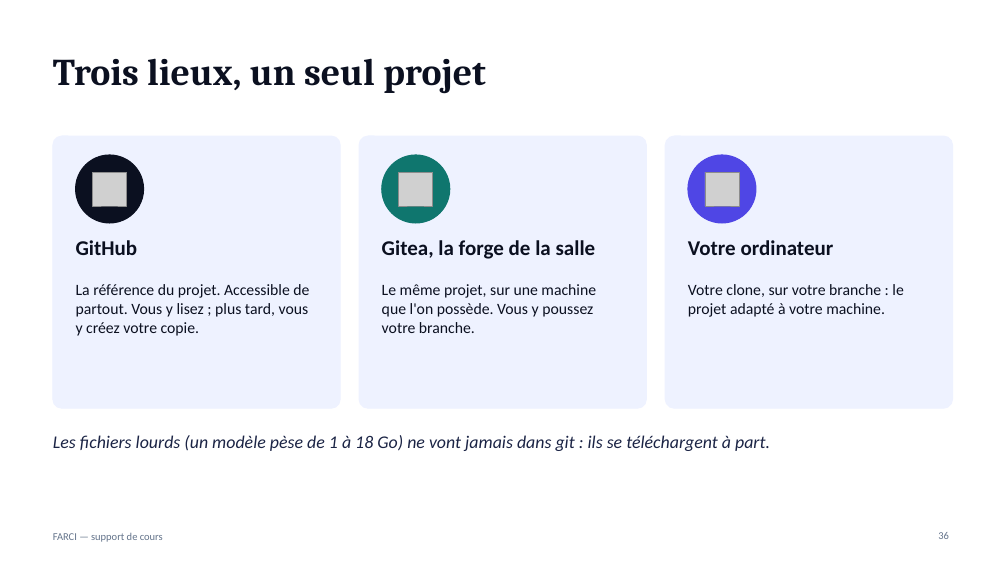
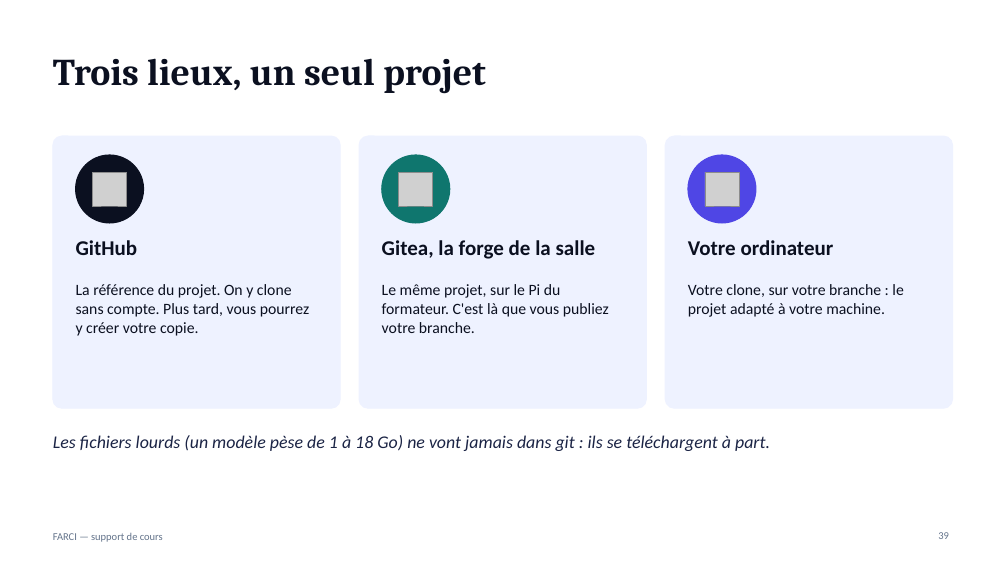
Before and after one commit to jdanion/FARCI, a slide deck: slide 39 of docs/support/FARCI-support-de-cours.pptx (slide 36 before the commit). Drawn at 1008x567 pixels with LibreOffice and Linux fonts; fonts in the diff are those of the drawing; grey boxes stand for pictures. Boxes give left, top, right and bottom in pixels: in the first picture for what was removed or moved away, otherwise in the second. Text is boxed around its words. In the diff, an @@ line names an element or a change of style, - is before the commit and + after.

```diff
--- a/docs/support/FARCI-support-de-cours.pptx
+++ b/docs/support/FARCI-support-de-cours.pptx
@@ text at box(76, 284, 310, 336): text changed @@
-La référence du projet. Accessible de partout. Vous y lisez ; plus tard, vous y créez votre copie.
+La référence du projet. On y clone sans compte. Plus tard, vous pourrez y créer votre copie.
@@ text at box(382, 284, 609, 333): text changed @@
-Le même projet, sur une machine que l'on possède. Vous y poussez votre branche.
+Le même projet, sur le Pi du formateur. C'est là que vous publiez votre branche.
```
Also in this commit, not shown: 8 other slides changed, 4 slides added, 30 other files.
